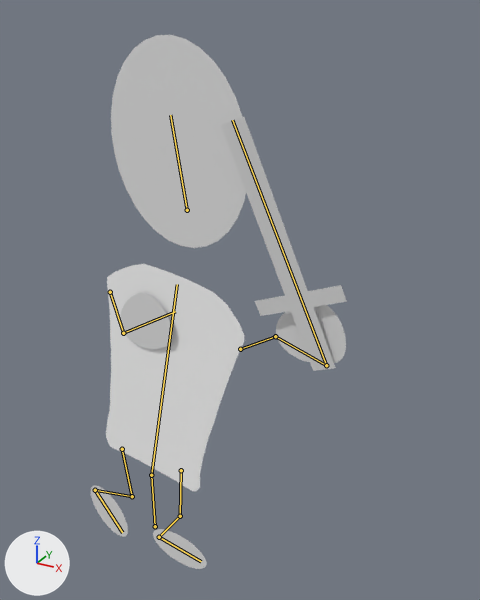
An edit to the Blender file SFG_UnityProject/Assets/2d Character/Master Rigged Character.blend, drawn before and after from the same camera.
One viewpoint serves both versions: a 50 mm camera at (4.56, -5.82, 3.53) aimed at (1.21, 0.27, 0.48). Lighting does not change. The marker at lower left points along +X, +Y and +Z. Both versions are drawn at frame 95 of the action 'ArmatureAction'; the numbers are the values there. The bones that bend it are drawn over the model as lines.

Objects in the first picture: 'Body', 'Head', 'Left Arm', 'Left Foot', 'Plane', 'Right Arm', 'Right Foot'.
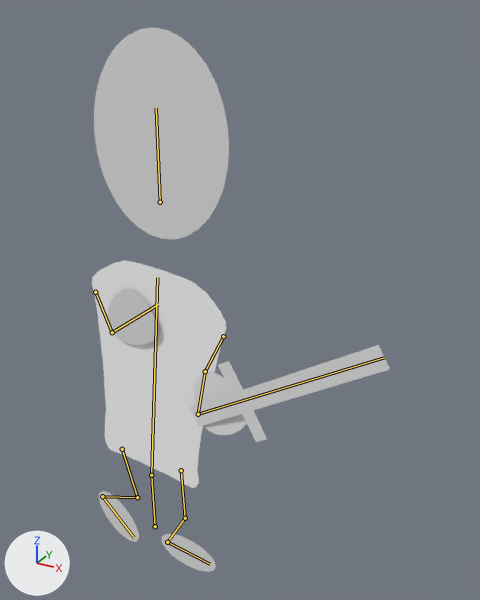
Changed parts and their boxes (x1, y1, x2, y2) in the pictures (480 x 600 px):
'Head', posed: before (111, 35, 246, 248); after (94, 27, 229, 240)
'Body', posed: before (106, 264, 244, 491); after (92, 260, 226, 488)
'Plane', posed (58% wider, 62% shorter): before (221, 117, 347, 371); after (190, 345, 390, 442)
'Left Arm', posed: before (276, 305, 346, 363); after (194, 372, 246, 435)
'Right Arm', posed: before (120, 292, 172, 349); after (107, 289, 157, 345)
'Left Foot', posed: before (153, 529, 206, 569); after (161, 534, 216, 572)
'Right Foot', posed (8% wider): before (91, 485, 128, 537); after (99, 491, 139, 542)
bone 'Body', root to tip: before (151, 475) to (177, 284); after (151, 475) to (157, 277)
bone 'L.Forearm', root to tip: before (240, 349) to (275, 336); after (223, 336) to (205, 371)
bone 'L.Hand', root to tip: before (275, 336) to (326, 365); after (205, 371) to (198, 414)
bone 'Head', root to tip: before (187, 210) to (170, 115); after (160, 202) to (156, 108)
bone 'R.Thigh', root to tip: before (122, 449) to (132, 496); after (122, 449) to (137, 497)
bone 'L.Thigh', root to tip: before (181, 470) to (180, 516); after (181, 470) to (185, 518)

What the commit changed:
Bone 'Body' (bone_body) turns from (0, 1, -11) to (0, 0, -5) degrees about its own x, y and z.
Bone 'L.Forearm' (bone_l_forearm) turns from (6, 2, 44) to (4, 2, -110) degrees about its own x, y and z.
Bone 'L.Hand' (bone_l_hand) turns from (-13, -2, 3) to (58, -1, 0) degrees about its own x, y and z.
Bone 'Head' (bone_head) turns from (0, -2, 20) to (0, 0, 5) degrees about its own x, y and z.
Bone 'R.Thigh' (bone_r_thigh) turns from (-11, -1, 0) to (-18, 0, 0) degrees about its own x, y and z.
Bone 'L.Thigh' (bone_l_thigh) turns from (8, -1, 0) to (2, 0, 0) degrees about its own x, y and z.
